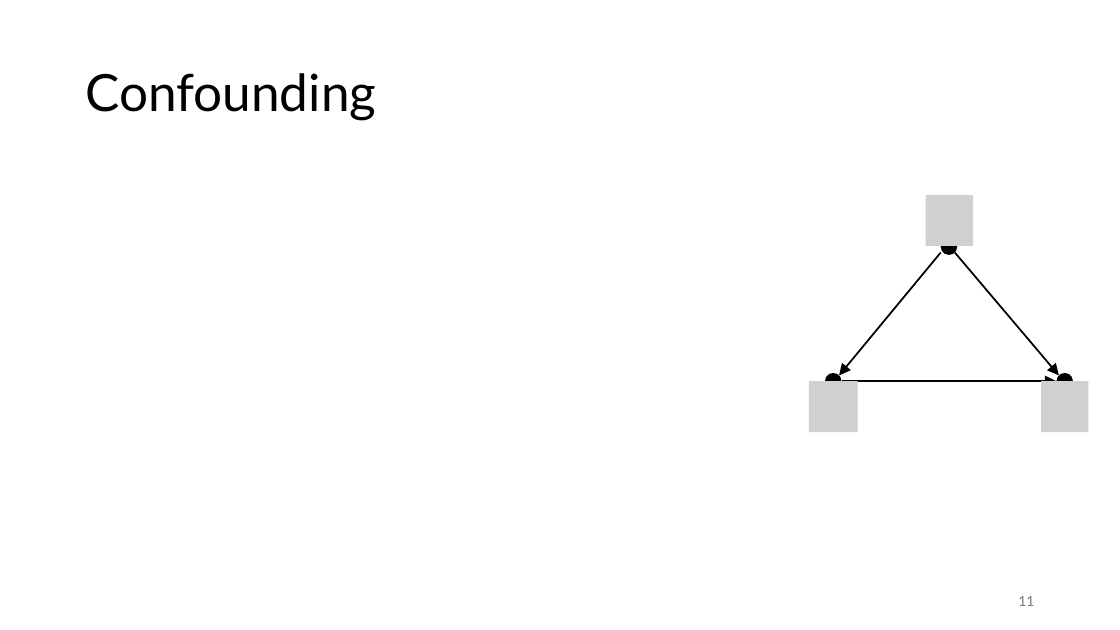
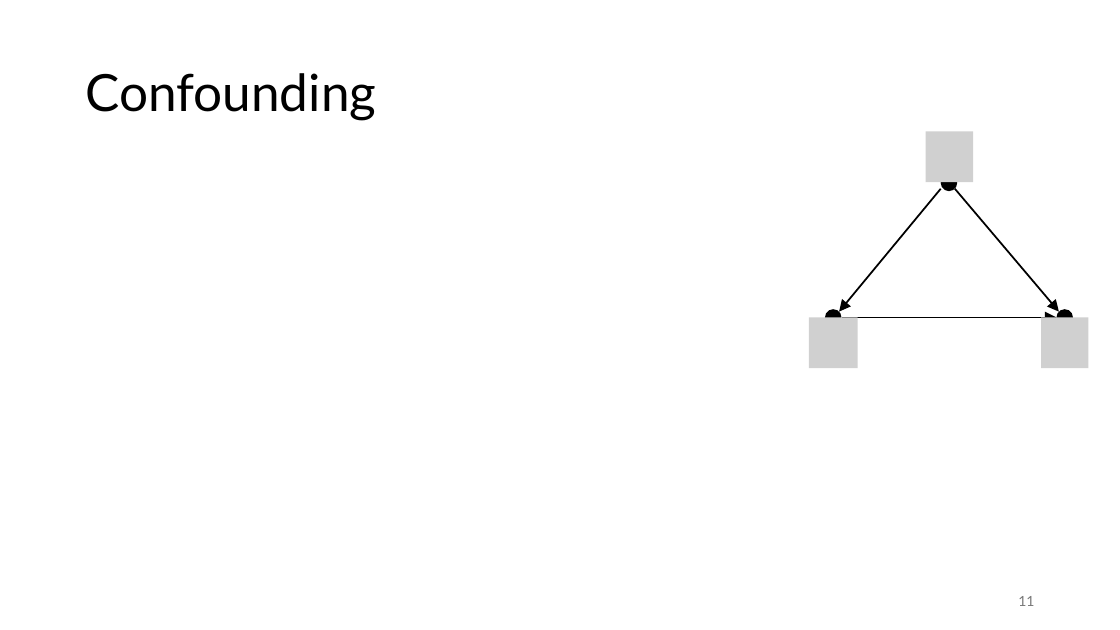
Before and after one commit to FelixWick/data_science, a slide deck: slide 11 of slides/10_causality.pptx. Drawn at 1120x630 pixels with LibreOffice and Linux fonts; fonts in the diff are those of the drawing; grey boxes stand for pictures. Boxes give left, top, right and bottom in pixels: in the first picture for what was removed or moved away, otherwise in the second. Text is boxed around its words. In the diff, an @@ line names an element or a change of style, - is before the commit and + after.

```diff
--- a/slides/10_causality.pptx
+++ b/slides/10_causality.pptx
@@ 3 pictures, 3 ellipses, 3 arrows: place and size @@
-3 pictures, 3 ellipses, 3 arrows at [809, 195, 1089, 433]
+3 pictures, 3 ellipses, 3 arrows at [809, 131, 1089, 369]
```
Also in this commit, not shown: 3 other slides changed, 1 other file.
